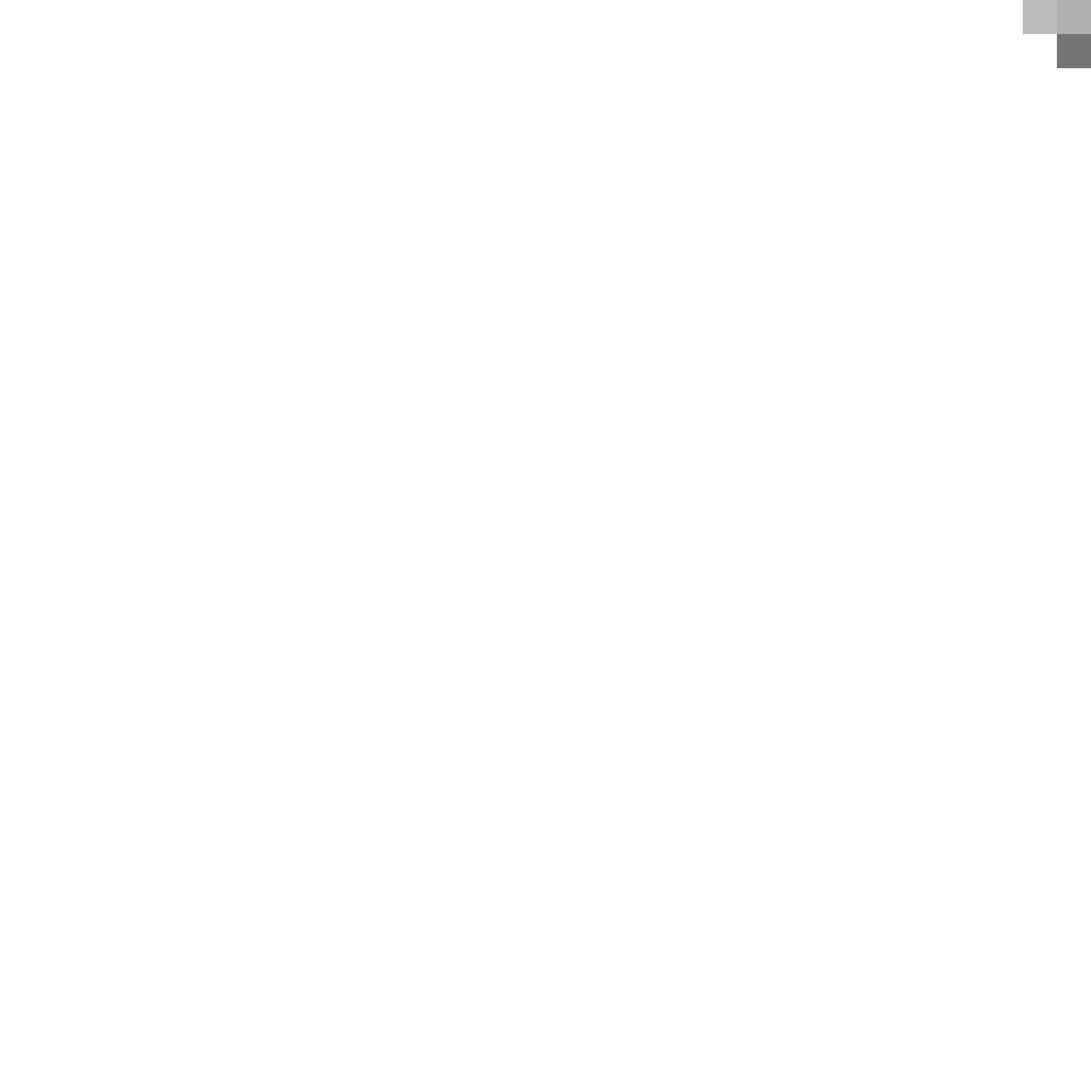
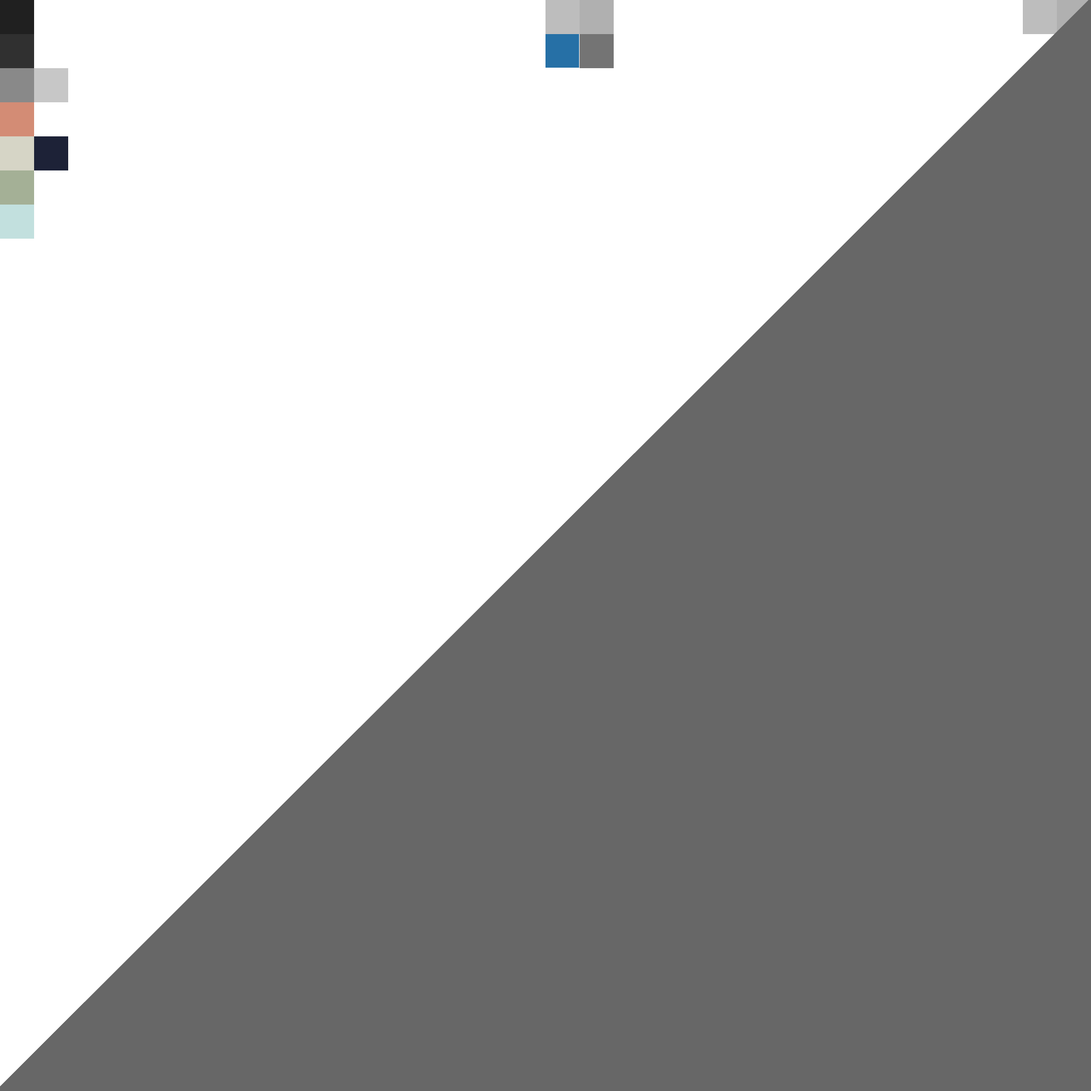
Revision of a layered 1091px x 1091px image; what changed, layer by layer:
removed layer "Albedo.png" over [0,0,1091,1091]
added layer "PBR_Chris.png" above "albed" over [0,0,215,1087]
added layer "albed" above "metallic" over [0,0,1091,1091]
